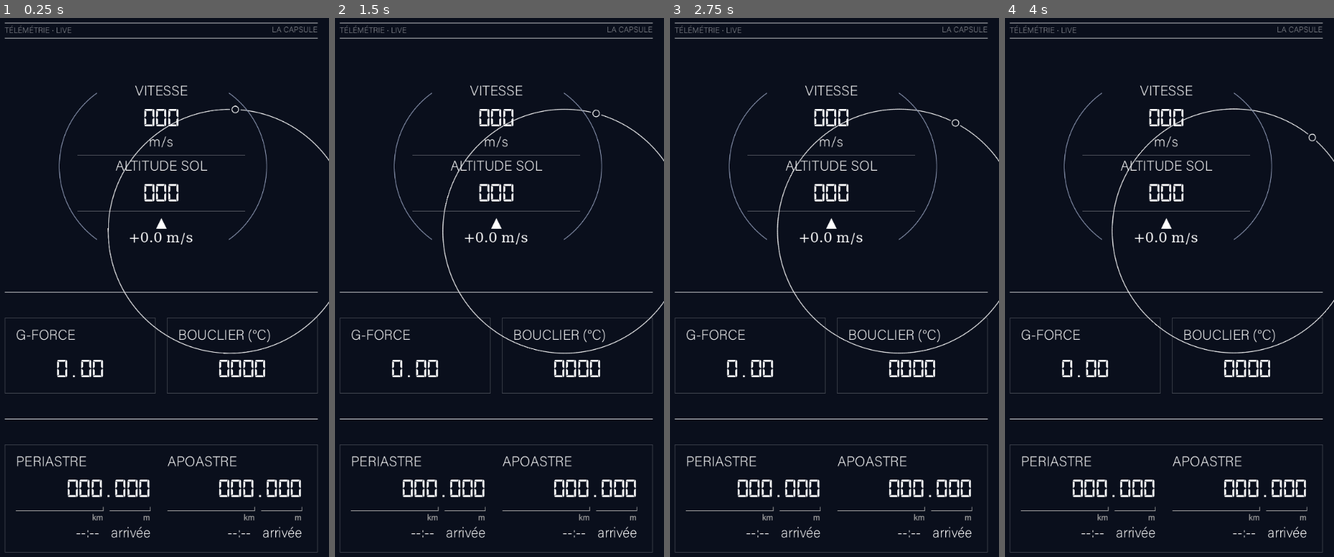
Above: before the commit, frames 1-4 (left to right).
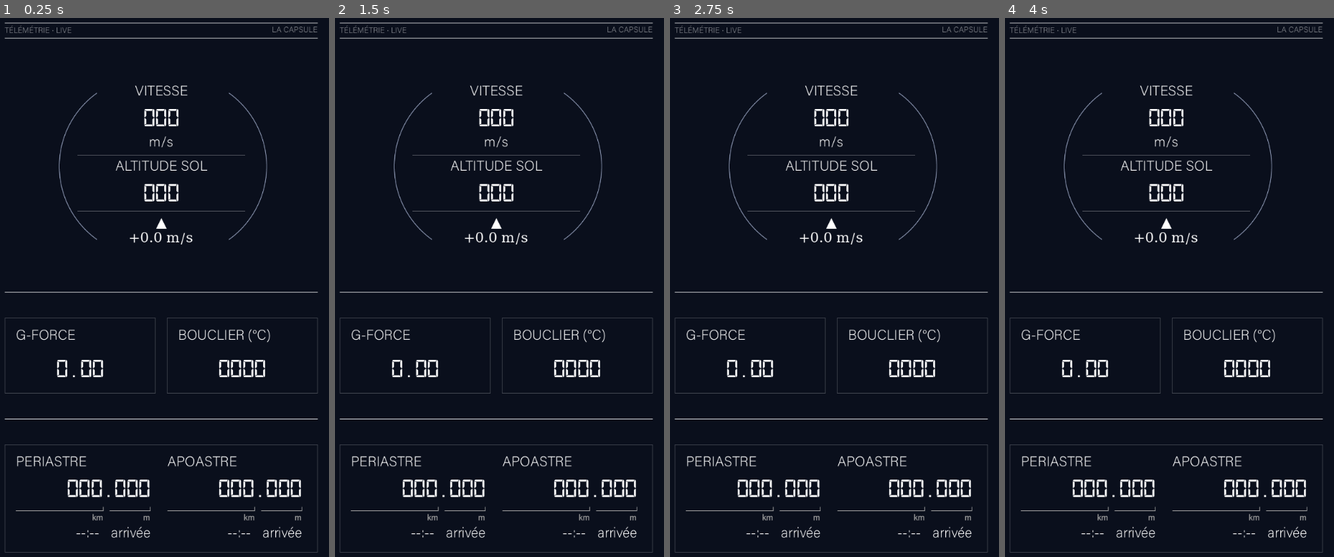
Above: after the commit, the same moments.

Repository: Vastariel/La_Capsule_V3
Game: Godot game, scene res://Scenes/main.tscn
Two runs of this game, one before a commit and one after it. Both use one fixed random seed, a clock stepped at 60 frames per second and the inputs below.
Inputs:
- Up to frame 1 (0.25 s): no input
- Up to frame 2 (1.5 s): tap Enter at 1.25 s
- Up to frame 3 (2.75 s): no input
- Up to frame 4 (4 s): no input

The runs differ from the first frame. In frame 1, 0.5% of the frame differs, in the area x 32-100%, y 16-63%; in frame 2, 0.5%; in frame 3, 0.5%; in frame 4, 0.5%.

Commit message:
première presta

Diff:
--- a/godot_ui/Scenes/Telemetry.tscn
+++ b/godot_ui/Scenes/Telemetry.tscn
@@ -7,6 +7,9 @@
 [ext_resource type="Texture2D" uid="uid://8t3m7ttmbpff" path="res://Assets/distance.png" id="5_8fkpw"]
 
 [sub_resource type="FontFile" id="FontFile_b4d12"]
+subpixel_positioning = 0
+msdf_pixel_range = 14
+msdf_size = 128
 cache/0/variation_coordinates = {}
 cache/0/face_index = 0
 cache/0/embolden = 0.0
@@ -110,6 +113,7 @@
 layout_mode = 2
 
 [node name="Surrounding" type="TextureRect" parent="MarginContainer/Content/CenterContainer/MarginContainer/CenterContainer" unique_id=1083765300]
+visible = false
 layout_direction = 2
 layout_mode = 0
 offset_left = -213.0
Not shown, changed: bridge_python/tests/test_pico_interactive.py
